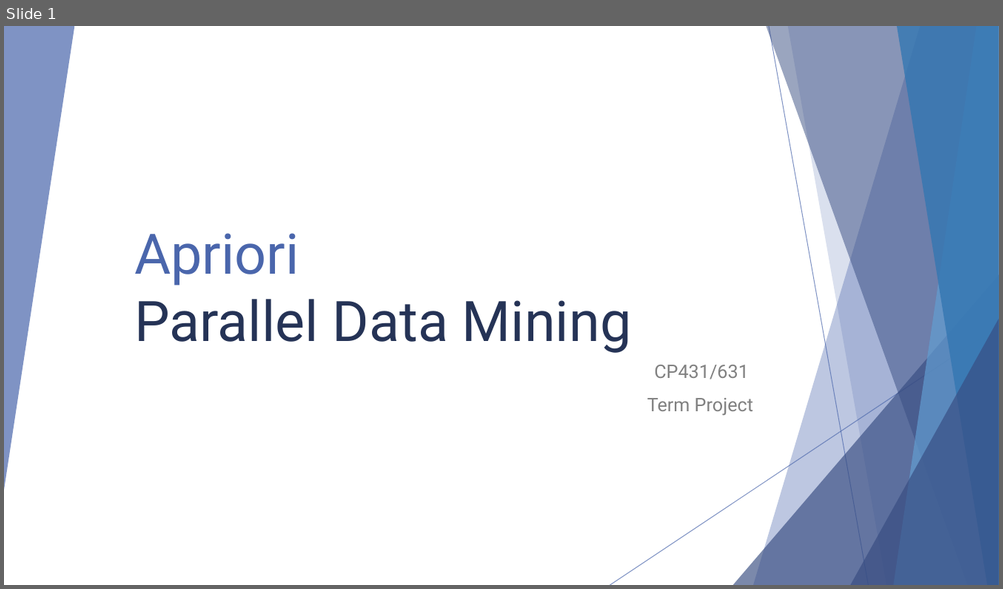
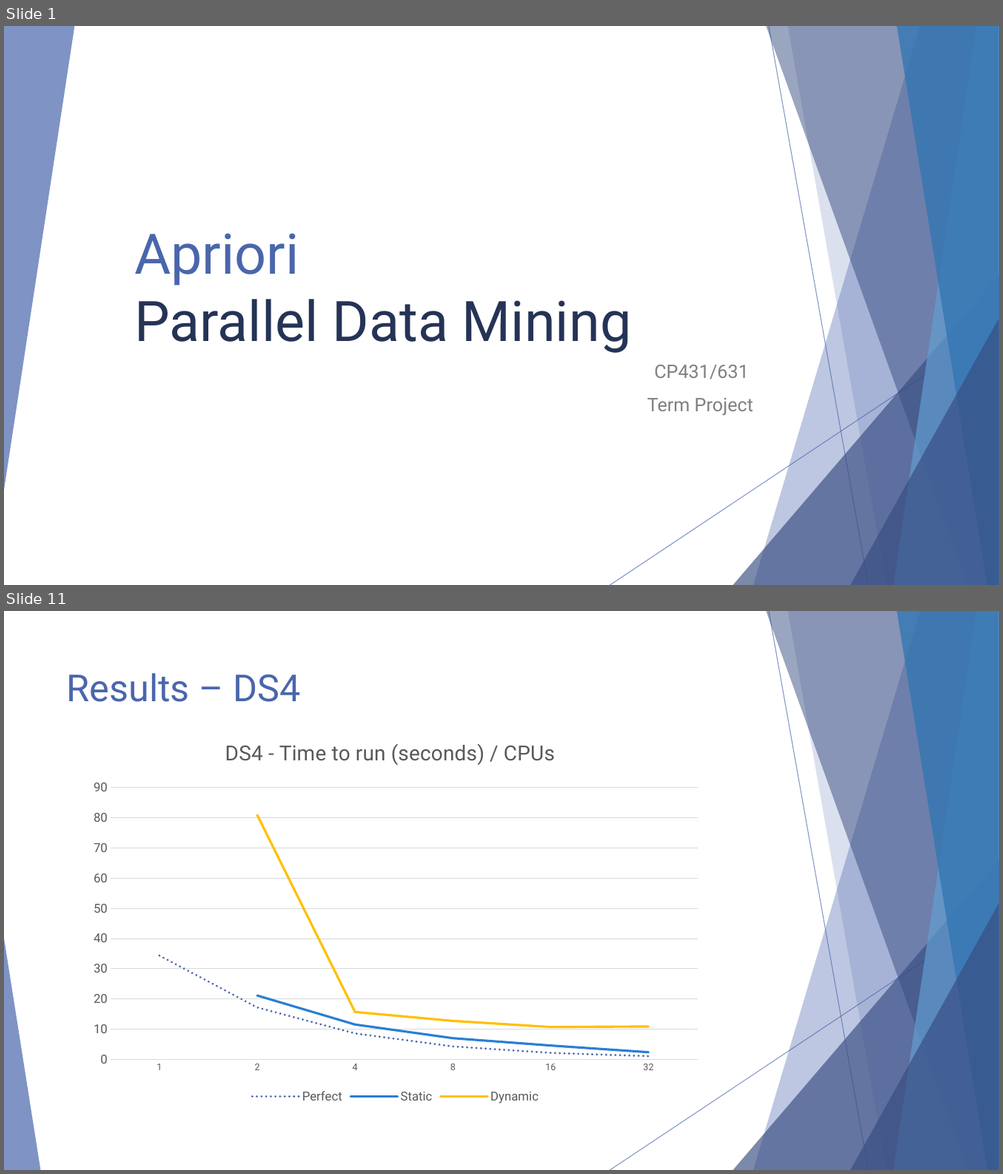
Before and after one commit to ParallelProgramming/Term-Project, a slide deck: Parallel Data Mining.pptx. Shown one above the other, each under a label of ours: slide 1 before the commit, slides 1 and 11 after it; the slides between them are not shown. The pictures are 1003x589 and 1003x1174 pixels, drawn with LibreOffice and Linux fonts; fonts in the diff are those of the drawing. Boxes give left, top, right and bottom in pixels: in the first picture for what was removed or moved away, otherwise in the second. Text is boxed around its words. In the diff, an @@ line names an element or a change of style, - is before the commit and + after.

```diff
--- a/Parallel Data Mining.pptx
+++ b/Parallel Data Mining.pptx
@@ slide 11 added at [4,611,999,1170], background #FFFFFF; not listed: 9 template elements that a slide beside it also shows @@
@@ title added at [67,673,300,702], 36 pt, text #4A66AC @@
+Results – DS4
@@ line chart added at [81,723,710,1107] @@
+title "DS4 - Time to run (seconds) / CPUs   "
+categories: 1, 2, 4, 8, 16, 32
+Perfect: 34, 17, 9, 4, 2, 1
+Static: -, 21, 12, 7, 5, 2
+Dynamic: -, 81, 16, 13, 11, 11
@@ triangle added at [4,939,40,1170], fill #4A66AC at 70% opacity @@
```
Also in this commit, not shown: 7 slides changed, 11 other slides added, 4 slides removed, 2 other files.
